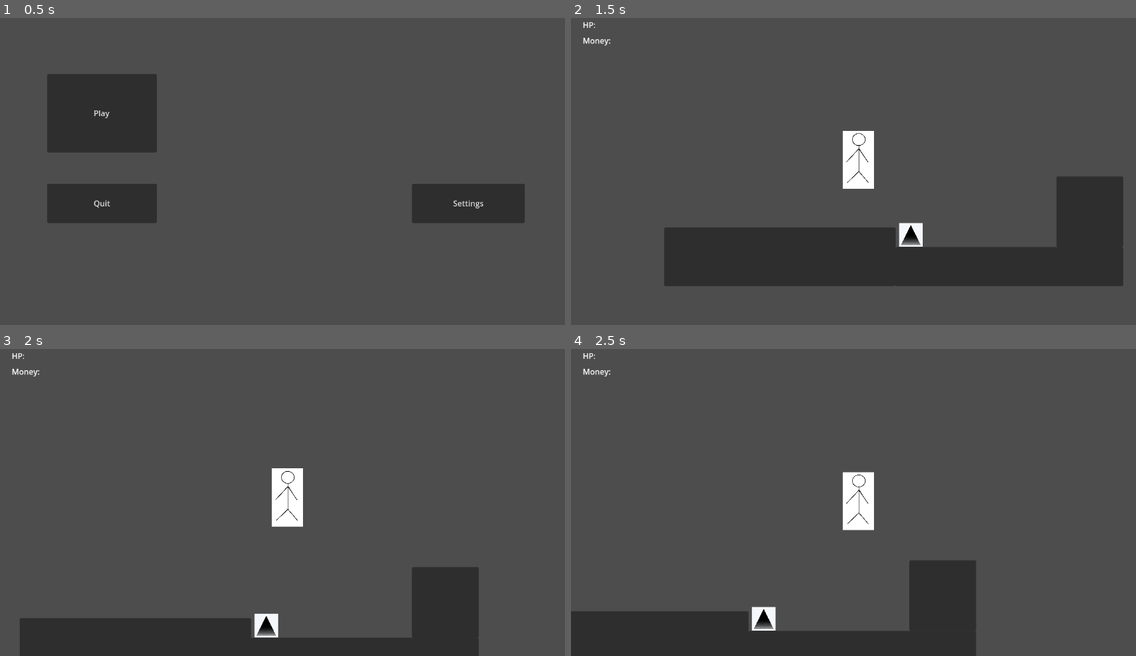
Above: before the commit, frames 1-4 (two rows, left to right).
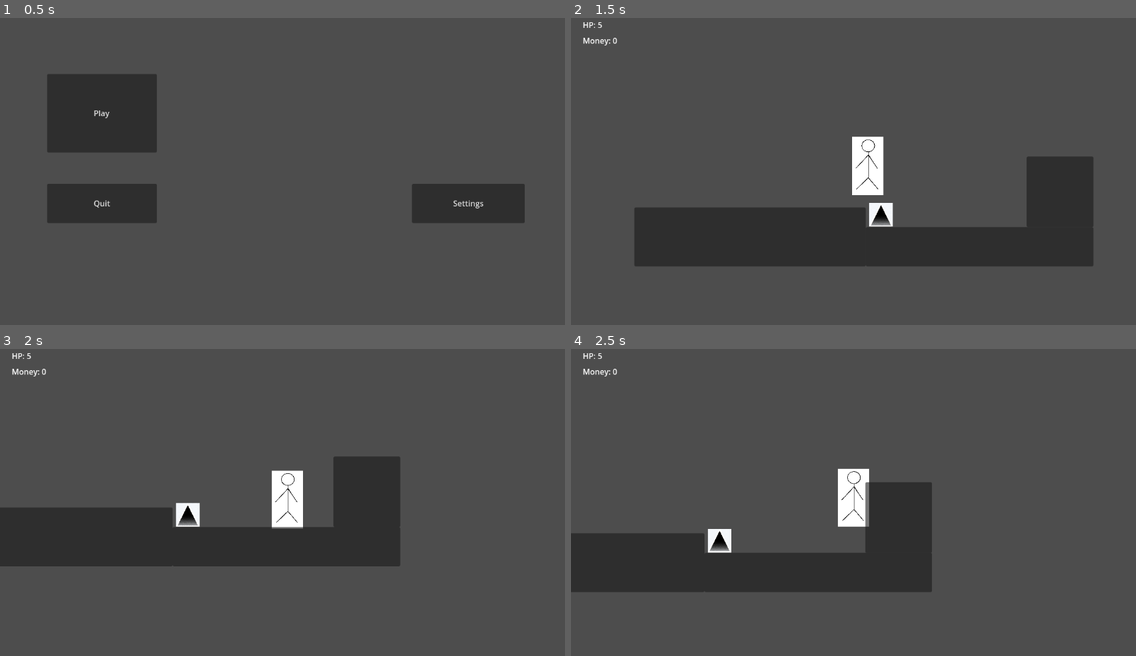
Above: after the commit, the same moments.

Repository: supereason333/platformer
Game: Godot game, scene res://main menu/main_menu.tscn
Same seed, same stepped clock (60 frames per second), same inputs: the game is played once before the commit and once after it.
Inputs (mouse positions are in pixels of both pictures, inside the frame that each line leads up to):
- Up to frame 1 (0.5 s): no input
- Up to frame 2 (1.5 s): click "Play" at 0.5 s; tap Enter at 1.25 s; move the mouse to (977, 150) at 1.27 s; hold D (right_key) from 1.28 s (still down); hold Space (jump_key) from 1.28 s (still down); tap Right (dash_key) at 1.35 s; click (977, 150) at 1.42 s
- Up to frame 3 (2 s): keep holding D (right_key); keep holding Space (jump_key)
- Up to frame 4 (2.5 s): keep holding D (right_key); move the mouse to (740, 511) at 2.02 s; release Space (jump_key) at 2.03 s; tap Space (jump_key) at 2.1, 2.27 s; tap Right (dash_key) at 2.3 s

Frame 1 is identical in both runs. In frame 2, 15% of the frame differs, in the area x 4-98%, y 1-88%; in frame 3, 25%, in the area x 0-85%, y 1-100%; in frame 4, 23%.
Error before the commit: Parse Error: Expected indented block after function declaration. (res://player/gui.gd:3)

Commit message:
made all frame based times into timers

Diff:
--- a/player/gui.gd
+++ b/player/gui.gd
@@ -1,5 +1,18 @@
 extends CanvasLayer
 
+@onready var player = $".."
+
 func update_gui():
-	#get_node("health").text = "HP: " + str(GlobalPlayer.player_health)
-	#get_node("money").text = "Money: " + str(GlobalPlayer.player_money)
+	$"health".text = "HP: " + str(player.health)
+	$"money".text = "Money: " + str(player.money)
+
+func _ready():
+	update_gui()
+
+
+func _on_player_health_updated(health):
+	update_gui()
+
+
+func _on_player_money_updated(money):
+	update_gui()
--- a/player/player.gd
+++ b/player/player.gd
@@ -2,29 +2,44 @@
 
 signal health_updated(health)
 signal killed()
+signal money_updated(money)
 
 const SPEED = 300.0
 const JUMP_VELOCITY = -400.0
-const DASH_COOLDOWN = 120
-const DASH_FRAMES_MAX = 20
 const DASH_VELOCITY = 900
 var jumps_remaining = 0
-var frame_since_dash = 0
-var dash_frames = 6969
 var dash_dir = Vector2(0, 0)
+
+var health = GlobalPlayer.player_max_health:
+	set(value):
+		var prev_health = health
+		health = clamp(value, 0, GlobalPlayer.player_max_health)
+		if health != prev_health:
+			emit_signal("health_updated", health)
+			if health <= 0:
+				kill()
+			emit_signal("killed")
+	get:
+		return health
+
+var money = 0:
+	set(value):
+		var prev_money = money
+		money = value
+		if money != prev_money:
+			emit_signal("money_updated", money)
+	get:
+		return money
 
 @onready var invulnerability_timer = $"invulnerability timer"
 @onready var jump_timer = $"jump timer"
-
-var health = GlobalPlayer.player_max_health:
-	set(value):
-		_set_health(value)
+@onready var dash_timer = $"dash timer"
+@onready var dash_cooldown_timer = $"dash cooldown timer"
 
 # Get the gravity from the project settings to be synced with RigidBody nodes.
 var gravity = ProjectSettings.get_setting("physics/2d/default_gravity")
 
 func _ready():
-	#$GUI.update_gui()
 	pass
 
 func _process(delta):
@@ -37,8 +52,8 @@
 	move_and_slide()
 
 func movement():
-	if Input.is_action_just_pressed("dash_key") and frame_since_dash >= DASH_COOLDOWN and GlobalPlayer.player_dash:
-		dash_dir *= 0
+	if Input.is_action_just_pressed("dash_key") and dash_timer.is_stopped() and GlobalPlayer.player_dash:
+		dash_dir = Vector2(0, 0)
 		if Input.is_action_pressed("left_key"):
 			dash_dir.x -= 1
 		if Input.is_action_pressed("right_key"):
@@ -46,12 +61,11 @@
 		if Input.is_action_pressed("down_key"):
 			dash_dir.y += 1
 		dash_dir = dash_dir.normalized()
-		if dash_dir != Vector2(0, 0):
-			frame_since_dash = 0
-			dash_frames = 0
+		if dash_dir != Vector2(0, 0) and dash_cooldown_timer.is_stopped():
+			dash_timer.start()
+			dash_cooldown_timer.start()
 
-	if dash_frames < DASH_FRAMES_MAX:
-		dash_frames += 1
+	if !dash_timer.is_stopped():
 		velocity = dash_dir * DASH_VELOCITY
 	else:
 		handle_jump()
@@ -65,7 +79,7 @@
 		velocity.x = move_toward(velocity.x, 0, SPEED)
 
 func handle_jump():
-	if is_on_floor() and !Input.is_action_pressed("jump_key"):
+	if is_on_floor() and !Input.is_action_pressed("jump_key") and jumps_remaining != GlobalPlayer.player_jumps:
 		jumps_remaining = GlobalPlayer.player_jumps
 
 	if Input.is_action_pressed("jump_key") and jumps_remaining > 0 and !jump_timer.is_stopped():
@@ -75,13 +89,9 @@
 		jump_timer.start()
 	elif Input.is_action_just_released("jump_key") and velocity.y <= 30:
 		velocity.y += 300
-	elif jumps_remaining == 0:
-		jumps_remaining = -1
 
 	if Input.is_action_just_released("jump_key"):
 		jumps_remaining -= 1
-
-	print_debug(jumps_remaining)
 
 func animation():
 	pass
@@ -95,7 +105,7 @@
 		invulnerability_timer.start()
 		# play damage and invulrability anim
 		knockback(direction)
-		_set_health(health - damage)
+		health -= damage
 
 func knockback(direction):
 	velocity.y -= 20
@@ -110,15 +120,5 @@
 func kill():
 	respawn_to_spawn()
 
-func _set_health(value):
-	var prev_health = health
-	health = clamp(value, 0, GlobalPlayer.player_max_health)
-	if health != prev_health:
-		emit_signal("health_updated", health)
-		if health <= 0:
-			kill()
-			emit_signal("killed")
-
-
 func _on_invulnerability_timer_timeout():
 	pass # reset animation
--- a/player/player.tscn
+++ b/player/player.tscn
@@ -43,4 +43,13 @@
 wait_time = 0.3
 one_shot = true
 
+[node name="dash timer" type="Timer" parent="."]
+wait_time = 0.25
+one_shot = true
+
+[node name="dash cooldown timer" type="Timer" parent="."]
+one_shot = true
+
+[connection signal="health_updated" from="." to="GUI" method="_on_player_health_updated"]
+[connection signal="money_updated" from="." to="GUI" method="_on_player_money_updated"]
 [connection signal="timeout" from="invulnerability timer" to="." method="_on_invulnerability_timer_timeout"]
